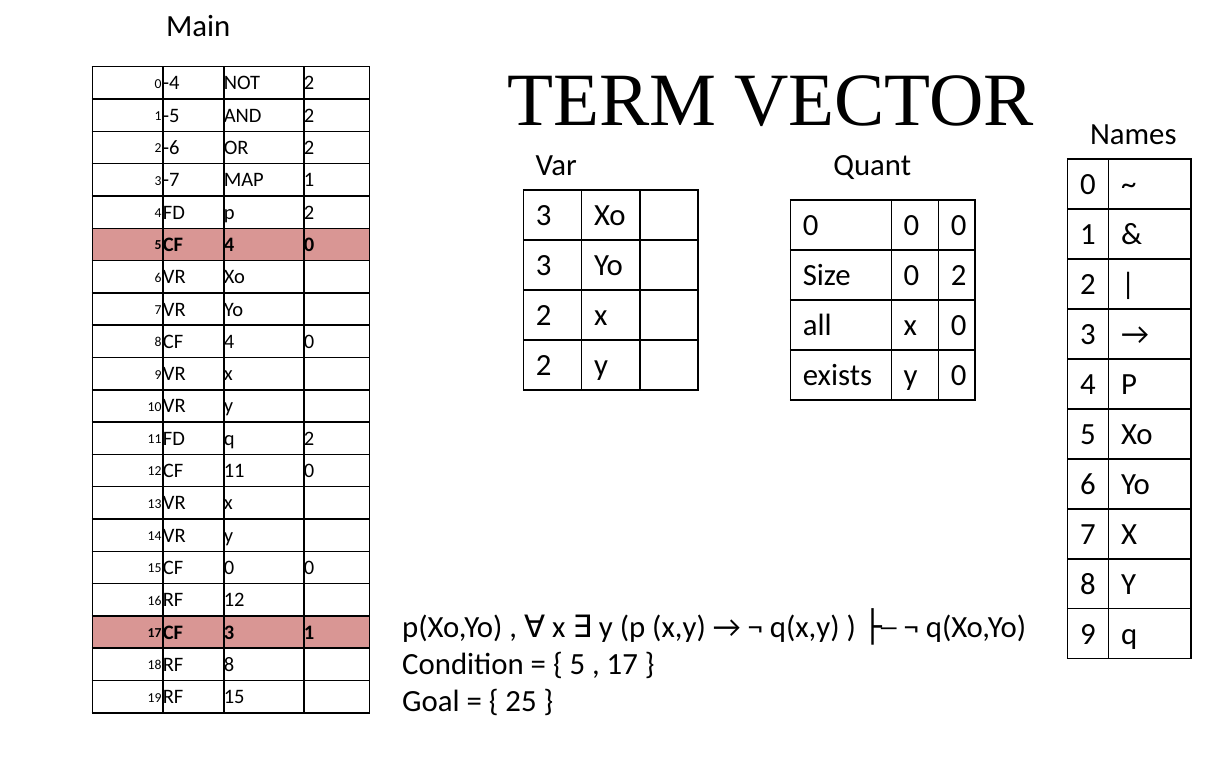
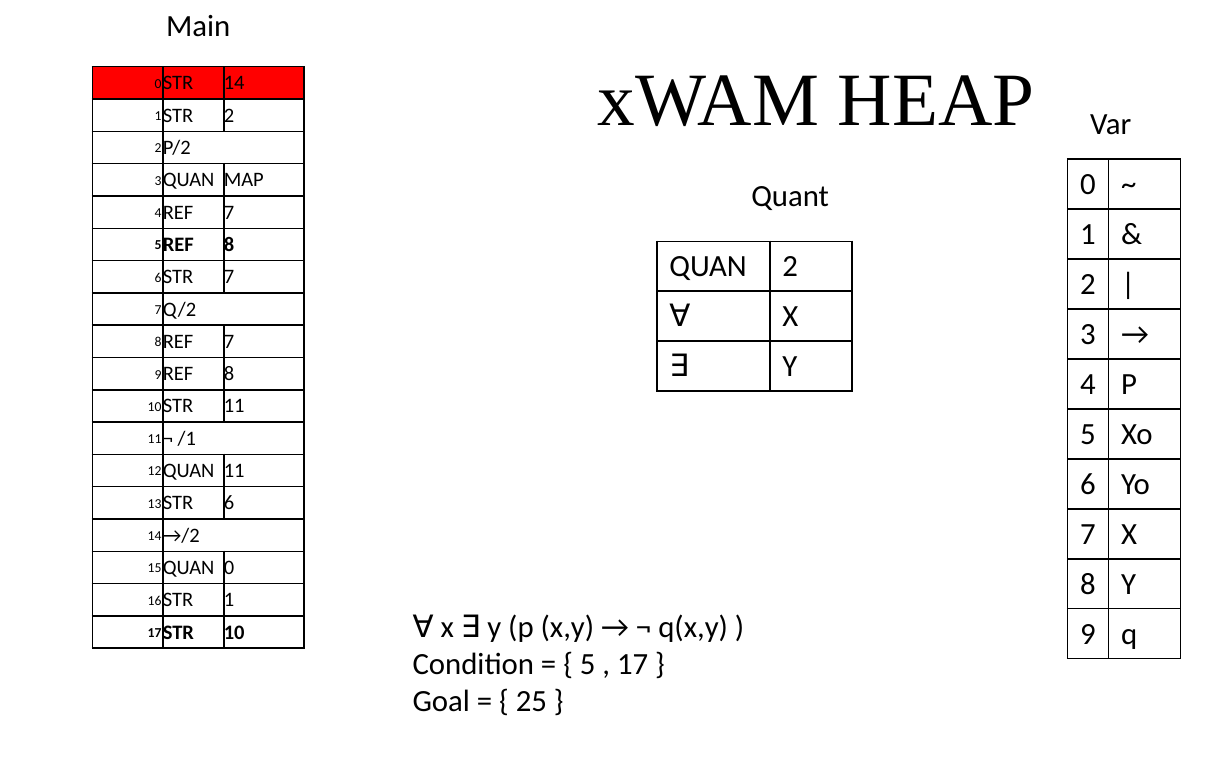
Before and after one commit to giang-rocker/logic, a slide deck: slide 14 of Report/SUY LUẬN TỰ NHIÊN.pptx (slide 12 before the commit). Drawn at 1232x770 pixels with LibreOffice and Linux fonts; fonts in the diff are those of the drawing. Boxes give left, top, right and bottom in pixels: in the first picture for what was removed or moved away, otherwise in the second. Text is boxed around its words. In the diff, an @@ line names an element or a change of style, - is before the commit and + after.

```diff
--- a/Report/SUY LUẬN TỰ NHIÊN.pptx
+++ b/Report/SUY LUẬN TỰ NHIÊN.pptx
@@ table at [92,67,303,649] @@
-0 | -4 | NOT | 2
-1 | -5 | AND | 2
-2 | -6 | OR | 2
-3 | -7 | MAP | 1
-4 | FD | p | 2
-5 | CF | 4 | 0
-6 | VR | Xo | 
-7 | VR | Yo | 
-8 | CF | 4 | 0
-9 | VR | x | 
-10 | VR | y | 
-11 | FD | q | 2
-12 | CF | 11 | 0
-13 | VR | x | 
-14 | VR | y | 
-15 | CF | 0 | 0
-16 | RF | 12 | 
-17 | CF | 3 | 1
-18 | RF | 8 | 
-19 | RF | 15 | 
+0 | STR | 14
+1 | STR | 2
+2 | P/2 | 
+3 | QUAN | MAP
+4 | REF | 7
+5 | REF | 8
+6 | STR | 7
+7 | Q/2 | 
+8 | REF | 7
+9 | REF | 8
+10 | STR | 11
+11 | ¬ /1 | 
+12 | QUAN | 11
+13 | STR | 6
+14 | →/2 | 
+15 | QUAN | 0
+16 | STR | 1
+17 | STR | 10
@@ table: place and size @@
-table at [92,67,368,713]
+table at [92,67,303,649]
@@ title at [597,75,1034,126]: text changed @@
-TERM VECTOR
+xWAM HEAP
@@ text "Var": place and size @@
-text "Var" at [536,155,577,176]
+text "Var" at [1090,114,1131,135]
@@ text removed at [1090,124,1177,145] @@
-Names
@@ text "Quant": place and size @@
-text "Quant" at [833,155,911,179]
+text "Quant" at [751,186,829,210]
@@ table: place and size @@
-table at [1068,159,1191,653]
+table at [1068,159,1180,653]
@@ table removed at [524,190,697,387], 4 rows, 3 columns @@
-3 | Xo | 
-3 | Yo | 
-2 | x | 
-2 | y | 
@@ table at [657,241,853,389] @@
-0 | 0 | 0
-Size | 0 | 2
-all | x | 0
-exists | y | 0
+QUAN | 2
+∀ | X
+∃ | Y
@@ table: place and size @@
-table at [791,200,975,397]
+table at [657,241,853,389]
@@ text "∀ x ∃ y (p ...": place and size @@
-text "∀ x ∃ y (p ..." at [402,614,1026,712]
+text "∀ x ∃ y (p ..." at [413,614,728,712]
@@ text at [441,614,728,642]: text changed @@
-p(Xo,Yo) , ∀ x ∃ y (p (x,y) → ¬ q(x,y) ) ├─ ¬ q(Xo,Yo)
+∀ x ∃ y (p (x,y) → ¬ q(x,y) )
```
Also in this commit, not shown: 8 other slides changed, 5 slides added, 13 slides removed.
